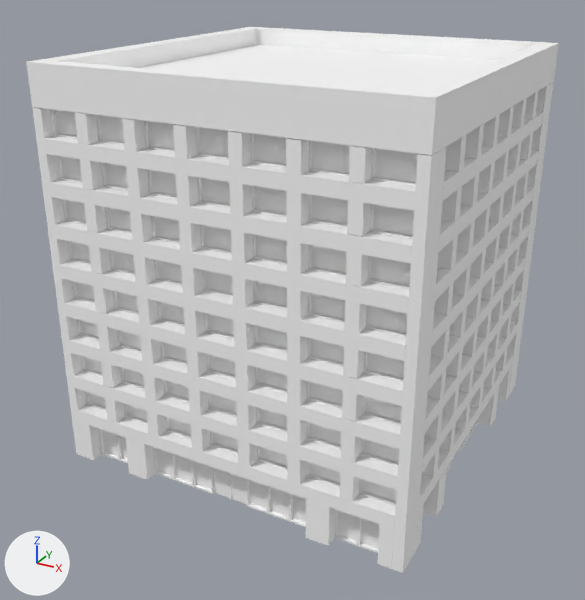
The FBX model Assets/Art/Static Meshes/City/Buildings/9F/SM_9FS_02.fbx: old version first, new version second.
One viewpoint serves both versions: a 50 mm camera at (27.7, -53.7, 37.5) aimed at (-0.7, -2.2, 11.7). Every picture has the same lights, and +X, +Y and +Z are marked at lower left. The older version comes first. Where no turn or scale is listed for an object, it has been applied to the vertices.

In view in the first picture: 'SM_9FS_02'.
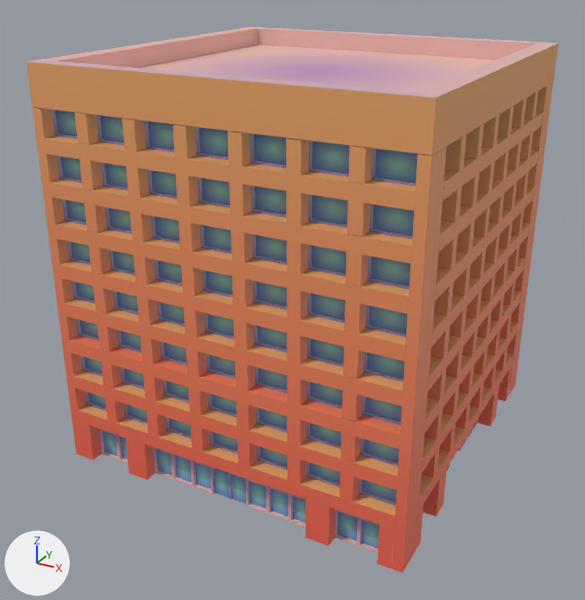
Where the newer file only moved an object's origin or applied its transform, the numbers keep the older frame.

The edits, one by one:
Picture 'T_Atlas_Buildings_BC.png' (img_t_atlas_buildings_bc_png) is new.
Material 'Material #36.076' (mat_material__36_076) is new.
Its texture is img_t_atlas_buildings_bc_png.
Its roughness is 0.553.
me_mesh_023 has 8416 vertices, 5027 faces and spans x -14.0..14.0, y -14.0..14.0, z 0.0..30.5.
me_mesh_023 no longer uses material mat_material__36_015 (white #ffffff).
me_mesh_023 gains material mat_material__36_076 (picture img_t_atlas_buildings_bc_png).

Pixel boxes (x1, y1, x2, y2) of what changed, in the pictures (585 x 600 px):
'SM_9FS_02', recoloured (white to orange)
    both: (26, 27, 559, 573)
